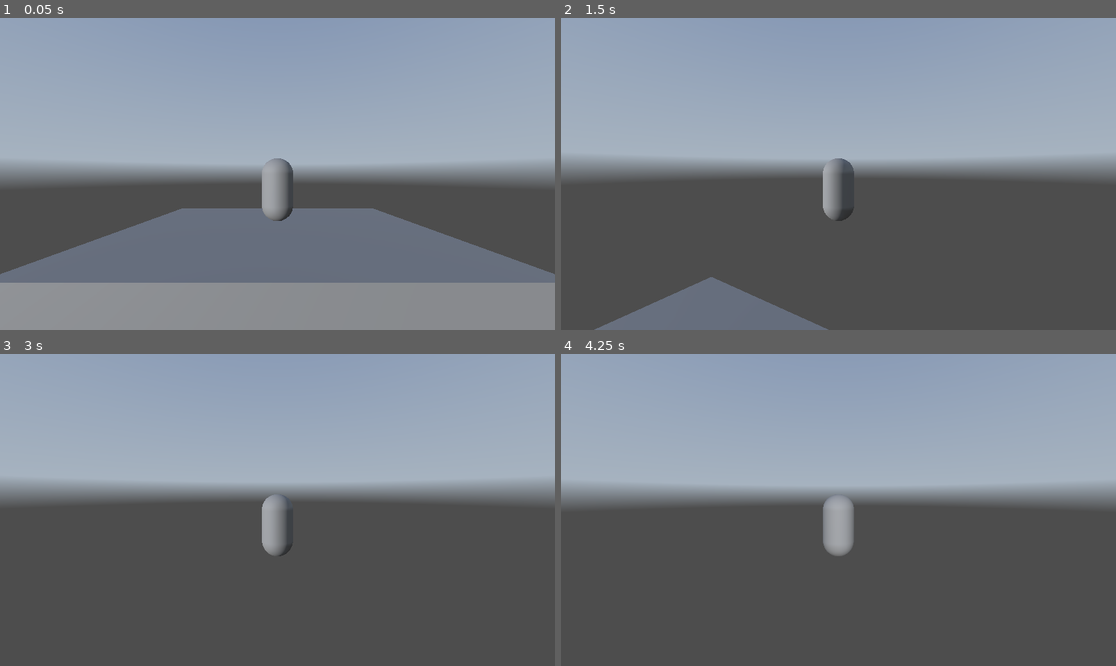
Above: before the commit, frames 1-4 (two rows, left to right).
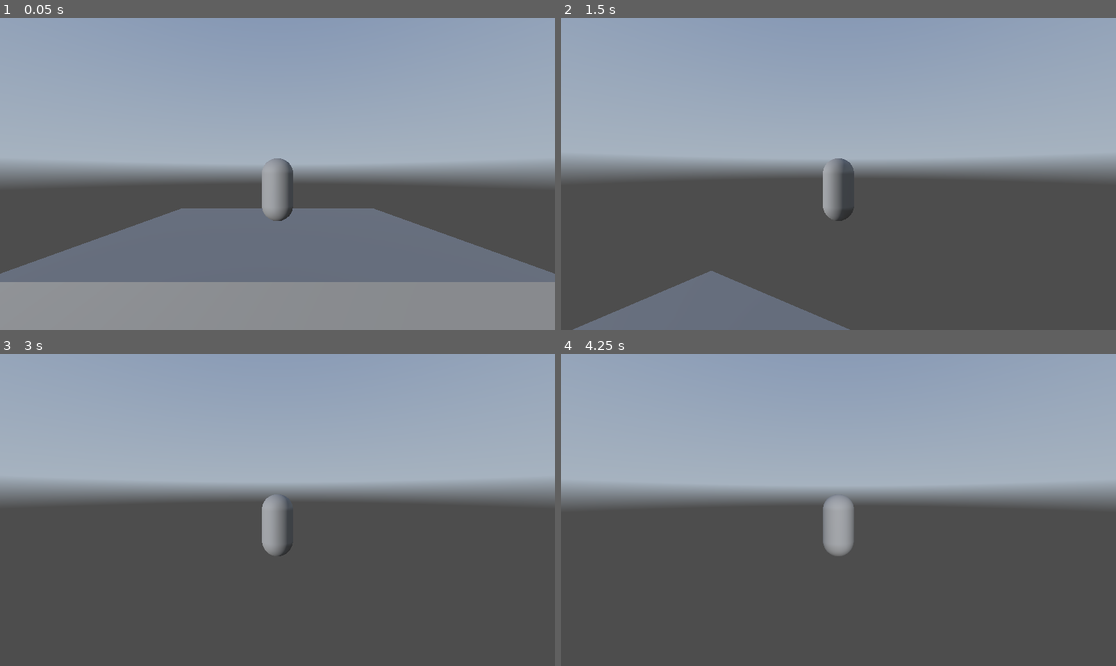
Above: after the commit, the same moments.

Repository: Jackimal5/Hollows-Haven
Game: Godot game, scene res://test_area.tscn
Two runs of this game, one before a commit and one after it. Both use one fixed random seed, a clock stepped at 60 frames per second and the inputs below. A sky picture missing from this copy of the repository is replaced by a grey-blue gradient.
Inputs (mouse positions are in pixels of both pictures, inside the frame that each line leads up to):
- Up to frame 1 (0.05 s): no input
- Up to frame 2 (1.5 s): tap Enter at 0.5 s; move the mouse to (866, 174) at 0.52 s; hold Space (jump) 0.53-1.28 s; hold W (forward) from 0.53 s (still down); move the mouse to (810, 174) at 1.27 s; tap Shift (sprint) at 1.35 s
- Up to frame 3 (3 s): keep holding W (forward); tap Space (jump) at 1.52, 1.55, 1.82 s; move the mouse to (288, 503) at 2.02 s; hold Space (jump) 2.03-2.78 s; move the mouse to (271, 516) at 2.77 s; tap Shift (sprint) at 2.85 s
- Up to frame 4 (4.25 s): keep holding W (forward); tap Space (jump) at 3.02, 3.05, 3.32, 3.5 s; move the mouse to (877, 513) at 3.52 s; hold Space (jump) from 3.53 s (still down)

The runs differ from the first frame. In frame 1, 0.3% of the frame differs, in the area x 0-100%, y 61-85%; in frame 2, 1.2%, in the area x 2-53%, y 81-100%; in frame 3, less than 0.1%; in frame 4, less than 0.1%.

Commit message:
Snappy Jumping
Made jumping feel better.

Diff:
--- a/player.gd
+++ b/player.gd
@@ -6,9 +6,13 @@
 const jump_velocity = 8
 const friction = 18.0
 const acceleration = 25.0
+const regular_gravity = 9.8
+const released_gravity = 23.0
 
 #States
 var sprinting =  false
+var jumped = false
+var released_jump = false
 
 #Changables
 @export var sensitivity = 0.5
@@ -28,11 +32,23 @@
 func _physics_process(delta: float) -> void:
 	# Add the gravity.
 	if not is_on_floor():
-		velocity += get_gravity() * delta
+		if !jumped:
+			velocity.y += -regular_gravity * delta
+		else:
+			if !released_jump:
+				if Input.is_action_pressed("jump"):
+					velocity.y += -regular_gravity * delta
+				else:
+					velocity.y += -released_gravity * delta
+					released_jump = true
+			else:
+				velocity.y += -released_gravity * delta
 
 	# Handle jump.
 	if Input.is_action_just_pressed("jump") and is_on_floor():
 		velocity.y = jump_velocity
+		released_jump = false
+		jumped = true
 
 	if Input.is_action_just_released("quit"):
 		get_tree().quit()
